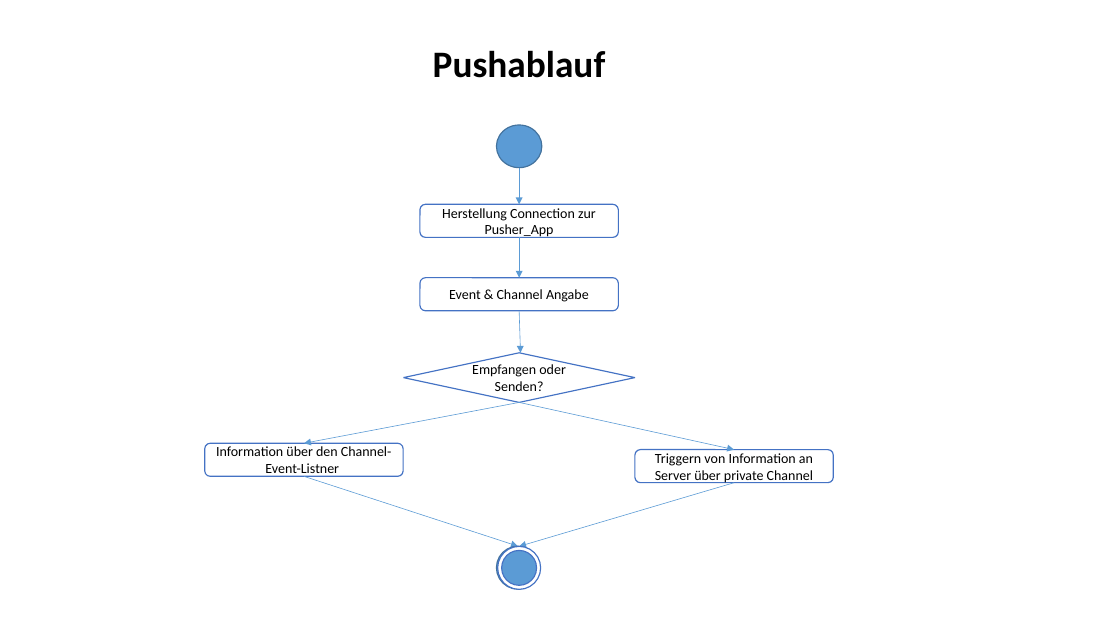
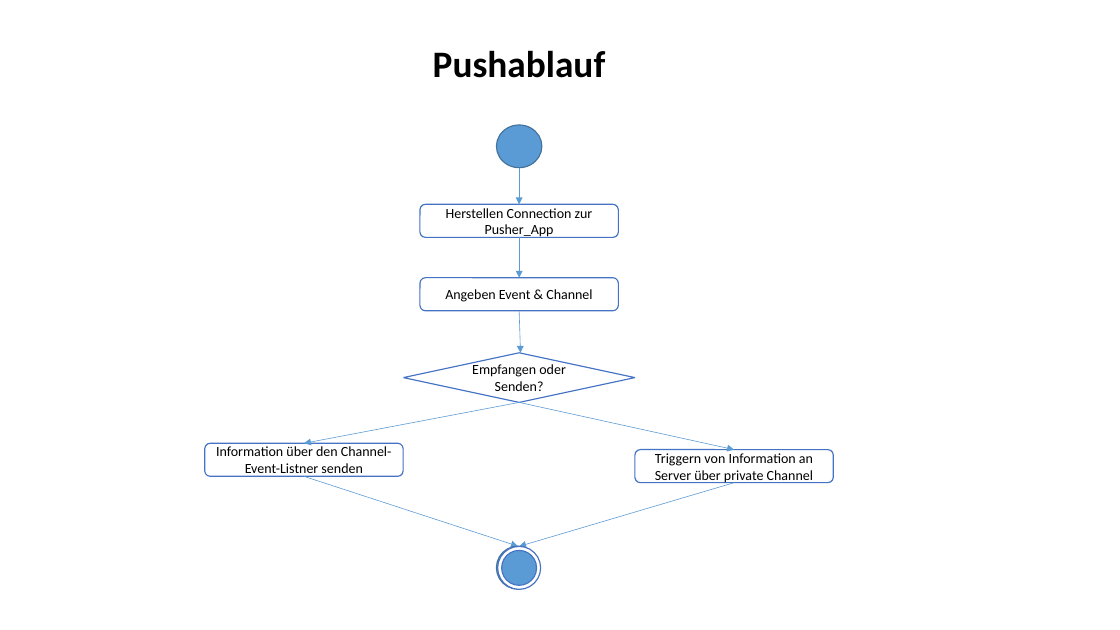
Before and after one commit to AlexanderKern/4Gewinnt, a slide deck: slide 4 of Assets/Aktivitaetsdiagramme.pptx. Drawn at 1120x630 pixels with LibreOffice and Linux fonts; fonts in the diff are those of the drawing. Boxes give left, top, right and bottom in pixels: in the first picture for what was removed or moved away, otherwise in the second. Text is boxed around its words. In the diff, an @@ line names an element or a change of style, - is before the commit and + after.

```diff
--- a/Assets/Aktivitaetsdiagramme.pptx
+++ b/Assets/Aktivitaetsdiagramme.pptx
@@ text in rounded rectangle at (446, 208, 593, 239): text changed @@
-Herstellung Connection zur Pusher_App
+Herstellen Connection zur Pusher_App
@@ text in rounded rectangle at (445, 289, 592, 302): text changed @@
-Event & Channel Angabe
+Angeben Event & Channel
@@ text in rounded rectangle at (216, 446, 392, 477): text changed @@
-Information über den Channel-Event-Listner
+Information über den Channel-Event-Listner senden
```
Also in this commit, not shown: 3 other slides changed, 3 other files.
